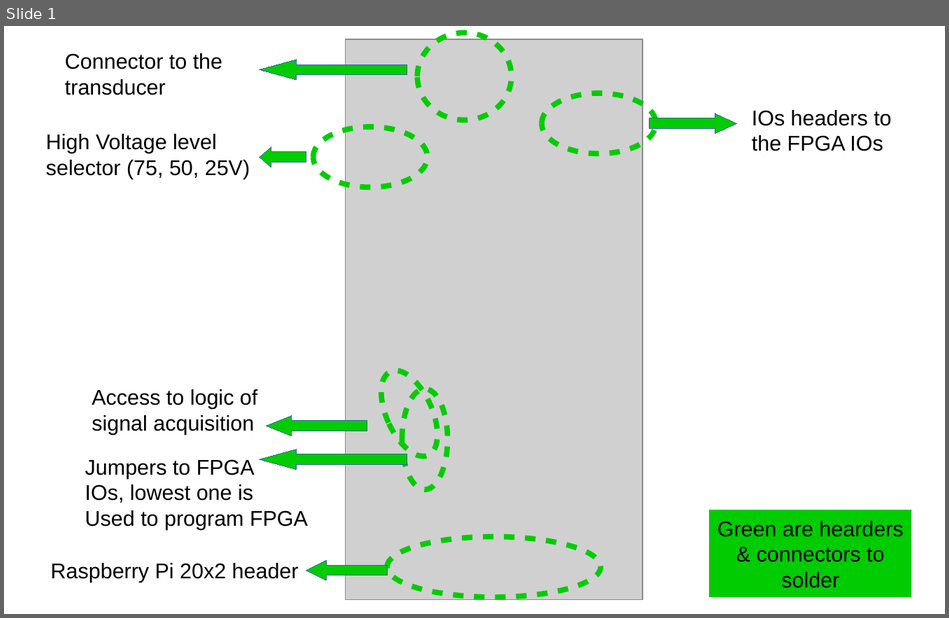
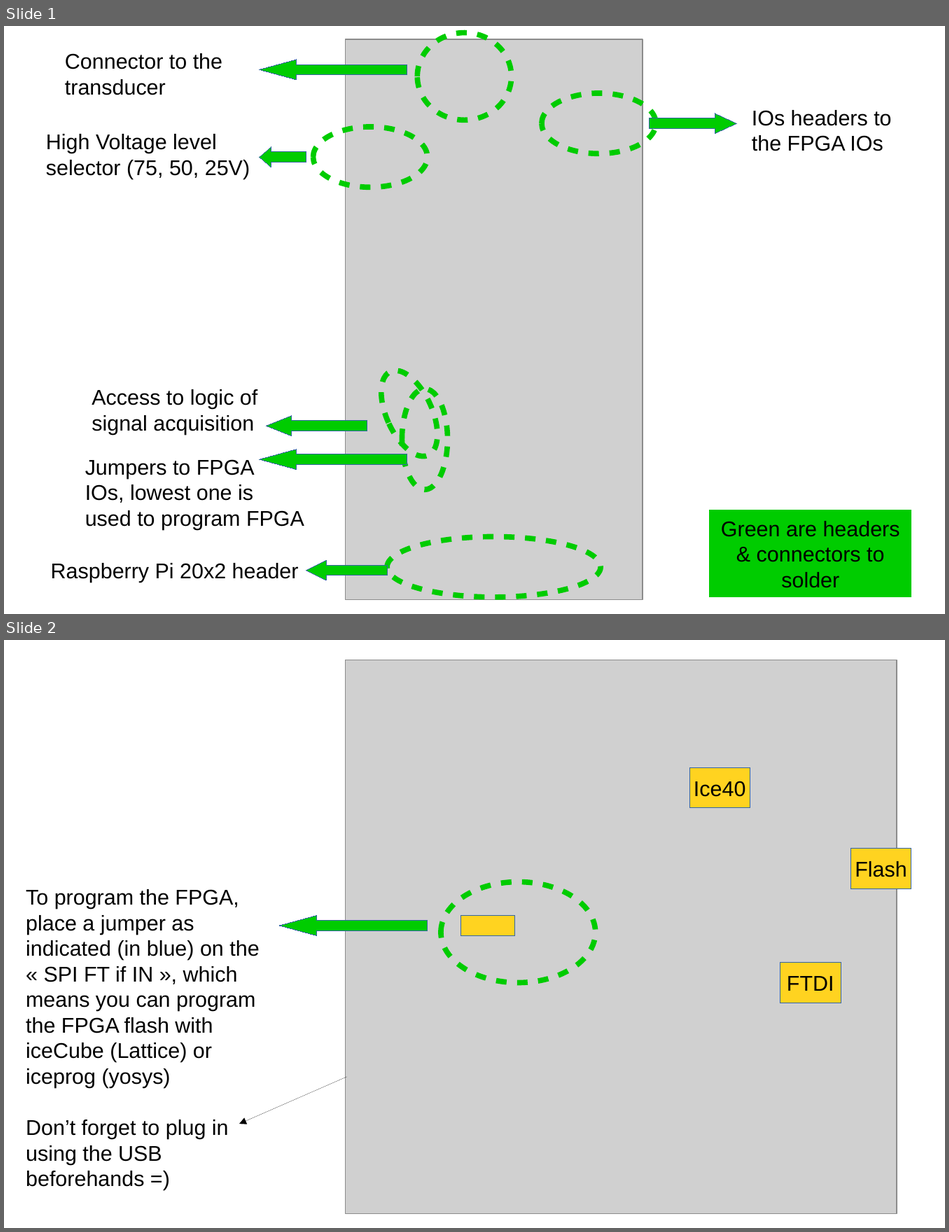
Before and after one commit to kelu124/un0rick, a slide deck: images/images.odp. Shown one above the other, each under a label of ours: slide 1 before the commit, slides 1 and 2 after it. The pictures are 949x618 and 949x1232 pixels, drawn with LibreOffice and Linux fonts; fonts in the diff are those of the drawing; grey boxes stand for pictures. Boxes give left, top, right and bottom in pixels: in the first picture for what was removed or moved away, otherwise in the second. Text is boxed around its words. In the diff, an @@ line names an element or a change of style, - is before the commit and + after.

```diff
--- a/images/images.odp
+++ b/images/images.odp
@@ slide 2 added at (x1=4, y1=640, x2=945, y2=1228), background #FFFFFF @@
@@ picture added at (x1=345, y1=660, x2=896, y2=1214) @@
@@ rectangle added at (x1=689, y1=768, x2=750, y2=808), fill #FFD320, outline #3465A4 0 pt, 18 pt, text #000000 @@
+Ice40
@@ rectangle added at (x1=851, y1=849, x2=911, y2=888), fill #FFD320, outline #3465A4 0 pt, 18 pt, text #000000 @@
+Flash
@@ text added at (x1=26, y1=889, x2=259, y2=1187), 18 pt, text #000000 @@
+To program the FPGA,
+place a jumper as indicated (in blue) on the « SPI FT if IN », which means you can program the FPGA flash with iceCube (Lattice) or iceprog (yosys)
+Don’t forget to plug in using the USB beforehands =)
@@ ellipse added at (x1=441, y1=881, x2=596, y2=982), outline #00CC00 4.51 pt @@
@@ left arrow added at (x1=280, y1=916, x2=428, y2=936), fill #00CC00, outline #3465A4 0 pt @@
@@ rectangle added at (x1=460, y1=916, x2=514, y2=936), fill #FFD320, outline #3465A4 0 pt @@
@@ rectangle added at (x1=780, y1=963, x2=840, y2=1003), fill #FFD320, outline #3465A4 0 pt, 18 pt, text #000000 @@
+FTDI
@@ arrow added from (347, 1077) to (240, 1124), #000000 0 pt @@
@@ slide 1 changed as well @@
@@ text at (x1=85, y1=510, x2=304, y2=530): text changed @@
-Used to program FPGA
+used to program FPGA
@@ text in rectangle at (x1=721, y1=521, x2=900, y2=537): text changed @@
-Green are hearders
+Green are headers
```
Also in this commit, not shown: 3 other files.
